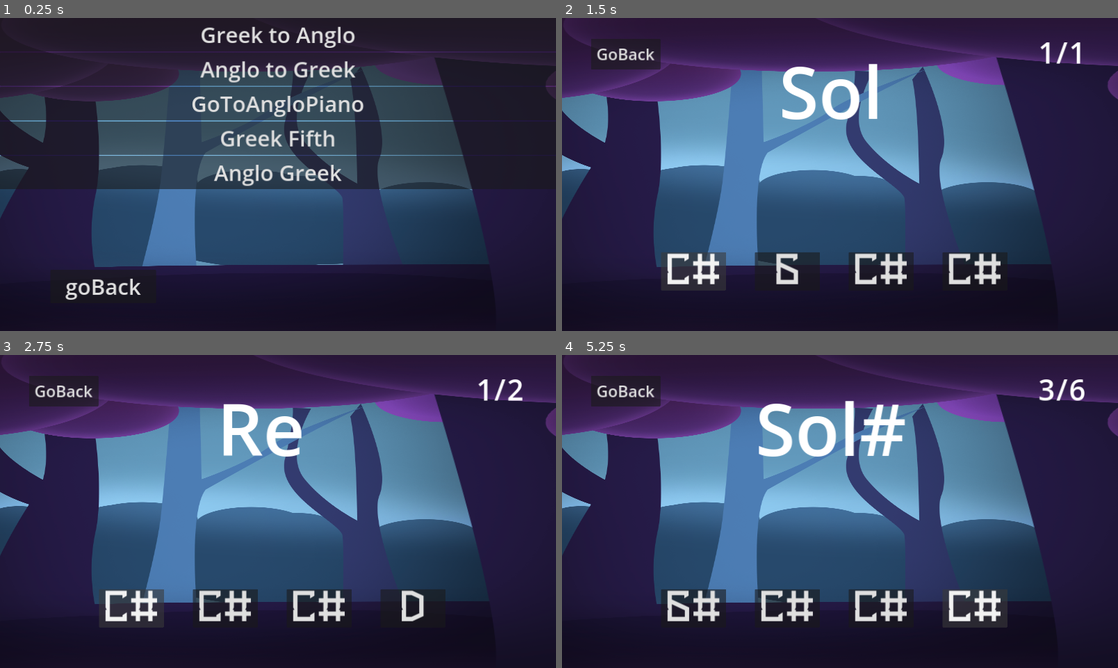
Above: before the commit, frames 1-4 (two rows, left to right).
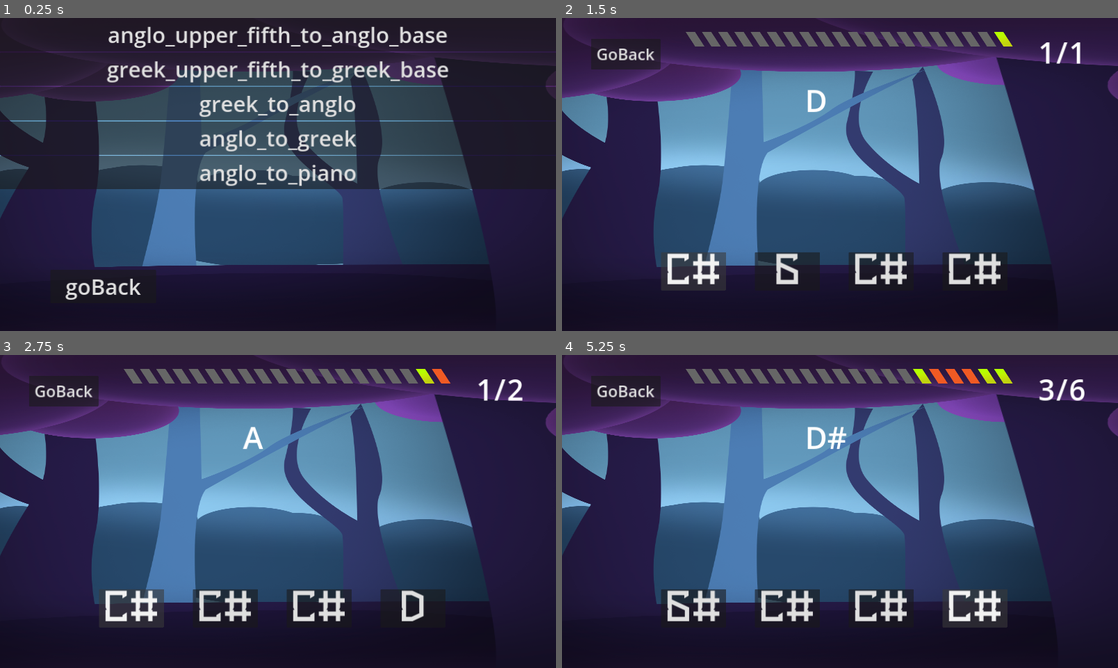
Above: after the commit, the same moments.

Repository: zur11/music_app_backup_1
Game: Godot game, scene res://main.tscn
Two runs of this game, one before a commit and one after it. Both use one fixed random seed, a clock stepped at 60 frames per second and the inputs below.
Inputs (mouse positions are in pixels of both pictures, inside the frame that each line leads up to):
- Up to frame 1 (0.25 s): no input
- Up to frame 2 (1.5 s): click (840, 33) at 0.5 s, where only the run before the commit has a clickable "Greek to Anglo"; click "D#" at 1.25 s
- Up to frame 3 (2.75 s): click "C#" at 2 s
- Up to frame 4 (5.25 s): click "C#" at 2.75 s; click "C#" at 3.5 s; click "G" at 4.25 s; click "C#" at 5 s

The runs differ from the first frame. In frame 1, 5.8% of the frame differs, in the area x 19-81%, y 2-54%; in frame 2, 2.9%; in frame 3, 2.8%; in frame 4, 3.7%.

Commit message:
First Commit-Backup Before Achievements Persistent

Diff:
--- /dev/null
+++ b/assets/theme_1/themes/games_menu/go_to_game_buttons.tres
@@ -0,0 +1,4 @@
+[gd_resource type="Theme" format=3 uid="uid://cmwnvwqcqjlod"]
+
+[resource]
+Button/font_sizes/font_size = 75
--- a/game_screen/game_screen.gd
+++ b/game_screen/game_screen.gd
@@ -11,6 +11,7 @@
 
 func _ready():
 	set_game_scenes()
+	_connect_achievements_signal()
 
 func set_game_scenes():
 	set_scenes()
@@ -41,8 +42,16 @@
 func _set_new_question():
 	var correct_answer_relative_pitch = randi() % 12
 	correct_answer = Note.new(correct_answer_relative_pitch)
+
 	$QuestionContainer/Questions.set_new_question(correct_answer)
 	$AnswerContainer/Answers.set_new_question(correct_answer)
 
+func _connect_achievements_signal():
+	$"%LastTriesContainer".connect("achievement_acquired", _manage_achievements_signal)
+
+func _manage_achievements_signal(new_achievement:GameAchievements):
+	current_game.game_achievements = new_achievement
+	printt(current_game.game_name, current_game.game_achievements.acquaired_achievement_degree)
+
 func _on_go_back_to_menu_button_pressed():
 	SceneManagerSystem.get_container("ScreenContainer").goto_previous_scene()
--- a/game_screen/game_screen_theme_1.tscn
+++ b/game_screen/game_screen_theme_1.tscn
@@ -1,9 +1,13 @@
-[gd_scene load_steps=5 format=3 uid="uid://djneumxpp42np"]
+[gd_scene load_steps=9 format=3 uid="uid://djneumxpp42np"]
 
 [ext_resource type="Theme" uid="uid://bxdc46numn0ub" path="res://assets/theme_1/themes/main_menu/main_menu.tres" id="1_c3dxh"]
 [ext_resource type="Script" path="res://game_screen/game_screen.gd" id="2_jejp2"]
 [ext_resource type="Script" path="res://global_systems/scene_manager_system/scene_container/scene_container.gd" id="3_ds0wg"]
-[ext_resource type="PackedScene" path="res://game_screen/hud/hud.tscn" id="4_wbsfc"]
+[ext_resource type="PackedScene" uid="uid://7q0an868lxwl" path="res://game_screen/hud/hud.tscn" id="4_wbsfc"]
+[ext_resource type="PackedScene" uid="uid://bb7sqgogid3xx" path="res://game_screen/last_tries_container/last_tries_container.tscn" id="5_dbydb"]
+[ext_resource type="Texture2D" uid="uid://drqhgyawu7alq" path="res://assets/theme_1/images/game_screen/last_tries_container/newmdpi.png" id="6_hg7db"]
+[ext_resource type="Texture2D" uid="uid://byv370bjrommu" path="res://assets/theme_1/images/game_screen/last_tries_container/wrongmdpi.png" id="7_dnsii"]
+[ext_resource type="Texture2D" uid="uid://cgxenmn18rf7e" path="res://assets/theme_1/images/game_screen/last_tries_container/correctmdpi.png" id="8_sxcgf"]
 
 [node name="GameScreen" type="Control"]
 custom_minimum_size = Vector2(1920, 1080)
@@ -24,6 +28,18 @@
 layout_mode = 1
 mouse_filter = 2
 
+[node name="LastTriesContainer" parent="HUD" instance=ExtResource("5_dbydb")]
+unique_name_in_owner = true
+layout_mode = 0
+offset_left = 427.0
+offset_top = 47.0
+offset_right = 427.0
+offset_bottom = 47.0
+tries_to_display = 20
+new_try = ExtResource("6_hg7db")
+wrong_try = ExtResource("7_dnsii")
+correct_try = ExtResource("8_sxcgf")
+
 [node name="GoBackToMenuButton" type="Button" parent="."]
 layout_mode = 0
 offset_left = 100.0
--- a/game_screen/hud/hud.gd
+++ b/game_screen/hud/hud.gd
@@ -1,5 +1,6 @@
 extends Control
 
+var last_try : bool
 var correct_tries := 0
 var total_tries := 0
 
@@ -7,9 +8,14 @@
 	_update_labels()
 
 func update_on_new_try(new_try: bool):
+	last_try = new_try
 	total_tries += 1
-	correct_tries += int(new_try)
+	correct_tries += int(last_try)
+	_update_last_tries_container()
 	_update_labels()
+
+func _update_last_tries_container():
+	$"LastTriesContainer".last_tries_calc(last_try)
 
 func _update_labels():
 	get_node("%CorrectTries").text = str(correct_tries)
--- a/game_screen/hud/hud.tscn
+++ b/game_screen/hud/hud.tscn
@@ -1,4 +1,4 @@
-[gd_scene load_steps=3 format=3]
+[gd_scene load_steps=3 format=3 uid="uid://7q0an868lxwl"]
 
 [ext_resource type="Theme" uid="uid://bvm3ufwanyw64" path="res://assets/theme_1/themes/game/hud/hud.tres" id="1_yemjd"]
 [ext_resource type="Script" path="res://game_screen/hud/hud.gd" id="2_f4mb5"]
--- /dev/null
+++ b/game_screen/last_tries_container/last_tries_container.gd
@@ -0,0 +1,48 @@
+extends MarginContainer
+
+signal achievement_acquired(new_game_achivement:GameAchievements)
+
+@export var tries_to_display:int
+
+@export var new_try : Texture
+@export var wrong_try : Texture
+@export var correct_try : Texture
+
+@onready var new_try_texture : TextureRect
+
+@onready var _last_tries := []
+@onready var _last_tries_nodes :=[]
+
+
+func _ready():
+	for ii in tries_to_display:
+		new_try_texture = TextureRect.new()
+		new_try_texture.texture = new_try
+		new_try_texture.size = Vector2(90,80)
+		_last_tries_nodes.push_front(new_try_texture)
+		$HBoxContainer.add_child(new_try_texture)
+
+func last_tries_calc(last_try) -> void:
+
+	_last_tries.push_front(int(last_try))
+
+	if _last_tries.size() > tries_to_display:
+		_last_tries.pop_back()
+
+	for ii in _last_tries.size():
+		if _last_tries[ii] == 1:
+			_last_tries_nodes[ii].texture = correct_try
+		elif _last_tries[ii] == 0:
+			_last_tries_nodes[ii].texture = wrong_try
+
+	var _correct_tries = float(_last_tries.count(1))
+
+	if _correct_tries == 15:
+		var new_game_achievement = GameAchievements.new()
+		new_game_achievement.acquaired_achievement_degree = 1
+		achievement_acquired.emit(new_game_achievement)
+	if _correct_tries == 20:
+		var new_game_achievement = GameAchievements.new()
+		new_game_achievement.acquaired_achievement_degree = 2
+		achievement_acquired.emit(new_game_achievement)
+#	printt(_correct_tries)
--- /dev/null
+++ b/game_screen/last_tries_container/last_tries_container.tscn
@@ -0,0 +1,10 @@
+[gd_scene load_steps=2 format=3 uid="uid://bb7sqgogid3xx"]
+
+[ext_resource type="Script" path="res://game_screen/last_tries_container/last_tries_container.gd" id="1_eh5g5"]
+
+[node name="LastTriesContainer" type="MarginContainer"]
+script = ExtResource("1_eh5g5")
+
+[node name="HBoxContainer" type="HBoxContainer" parent="."]
+layout_mode = 2
+theme_override_constants/separation = -10
--- a/games/games_tres/anglo_to_greek.tres
+++ b/games/games_tres/anglo_to_greek.tres
@@ -6,5 +6,6 @@
 
 [resource]
 script = ExtResource("3_1tk3x")
+game_name = "anglo_to_greek"
 question_packed_scene = ExtResource("2_18v8r")
 answers_packed_scene = ExtResource("1_xxdq8")
--- a/games/games_tres/anglo_to_piano.tres
+++ b/games/games_tres/anglo_to_piano.tres
@@ -6,5 +6,6 @@
 
 [resource]
 script = ExtResource("3_5mk5c")
+game_name = "anglo_to_piano"
 question_packed_scene = ExtResource("2_u6sip")
 answers_packed_scene = ExtResource("1_62qvl")
--- a/games/games_tres/anglo_upper_fifth_to_anglo_base.tres
+++ b/games/games_tres/anglo_upper_fifth_to_anglo_base.tres
@@ -6,5 +6,6 @@
 
 [resource]
 script = ExtResource("3_283ki")
+game_name = "anglo_upper_fifth_to_anglo_base"
 question_packed_scene = ExtResource("2_eepma")
 answers_packed_scene = ExtResource("1_e7bys")
--- a/games/games_tres/game.gd
+++ b/games/games_tres/game.gd
@@ -1,4 +1,6 @@
 class_name Game extends Resource
 
+@export var game_name : String
+var game_achievements := GameAchievements.new()
 @export var question_packed_scene: PackedScene
 @export var answers_packed_scene: PackedScene
--- a/games/games_tres/greek_to_anglo.tres
+++ b/games/games_tres/greek_to_anglo.tres
@@ -6,5 +6,6 @@
 
 [resource]
 script = ExtResource("3_urnra")
+game_name = "greek_to_anglo"
 question_packed_scene = ExtResource("2_vgmjv")
 answers_packed_scene = ExtResource("1_1hjwq")
--- a/games/games_tres/greek_upper_fifth_to_greek_base.tres
+++ b/games/games_tres/greek_upper_fifth_to_greek_base.tres
@@ -6,5 +6,6 @@
 
 [resource]
 script = ExtResource("3_xscx0")
+game_name = "greek_upper_fifth_to_greek_base"
 question_packed_scene = ExtResource("2_fif0k")
 answers_packed_scene = ExtResource("1_fuxdo")
--- /dev/null
+++ b/global_systems/achievements_system/game_achievements/game_achievements.gd
@@ -0,0 +1,3 @@
+class_name GameAchievements extends Resource
+
+var acquaired_achievement_degree := 0
--- a/menus_screens/games_menu/games_menu.gd
+++ b/menus_screens/games_menu/games_menu.gd
@@ -1,6 +1,49 @@
 extends Control
 
+const _GAMES_TRES_FOLDER_PATH := "res://games/games_tres/"
+
+var _available_games : Array[Resource]
+
 func _ready():
+	_load_available_game_resources()
+	_add_go_to_game_buttons()
+	_connect_go_to_game_buttons()
+
+
+func _load_available_game_resources():
+	var dir = DirAccess.open(_GAMES_TRES_FOLDER_PATH)
+
+	if dir:
+		dir.list_dir_begin()
+		var file_name = dir.get_next()
+
+		while file_name != "":
+			if dir.current_is_dir():
+				print("Found directory: " + file_name)
+			else:
+				if file_name.ends_with(".gd"):
+					file_name = dir.get_next()
+
+				var game_resource = load(_GAMES_TRES_FOLDER_PATH + file_name)
+				game_resource.game_name = file_name.trim_suffix(".tres")
+				_available_games.append(game_resource)
+				file_name = dir.get_next()
+	else:
+		print("An error occurred when trying to access the path.")
+
+func _add_go_to_game_buttons():
+	for game in _available_games:
+		var goto_game_button:Node = load("res://menus_screens/games_menu/go_to_game_button/go_to_game_button.tscn").instantiate()
+
+		goto_game_button.name = game.game_name
+		goto_game_button.game = game
+		goto_game_button.text = game.game_name
+
+		$"%GotoGameButtons".add_child(goto_game_button)
+
+		printt(goto_game_button.game.game_achievements.acquaired_achievement_degree)
+
+func _connect_go_to_game_buttons():
 	for goto_game_button in get_node("%GotoGameButtons").get_children():
 		goto_game_button.pressed.connect(_goto_game.bind(goto_game_button))
 
--- a/menus_screens/games_menu/games_menu_theme_1.tscn
+++ b/menus_screens/games_menu/games_menu_theme_1.tscn
@@ -1,12 +1,7 @@
-[gd_scene load_steps=8 format=3 uid="uid://cwp6abumyqwws"]
+[gd_scene load_steps=3 format=3 uid="uid://cwp6abumyqwws"]
 
 [ext_resource type="Script" path="res://menus_screens/games_menu/games_menu.gd" id="1_bwuaj"]
-[ext_resource type="PackedScene" uid="uid://cur4luxydt1p3" path="res://menus_screens/games_menu/go_to_game_button/go_to_game_button.tscn" id="2_qxh74"]
-[ext_resource type="Resource" uid="uid://2goex2b6fa5l" path="res://games/games_tres/greek_to_anglo.tres" id="3_pkher"]
-[ext_resource type="Resource" uid="uid://1q0rg4j0gecc" path="res://games/games_tres/anglo_to_greek.tres" id="4_q6ben"]
-[ext_resource type="Resource" uid="uid://bmwyqbkd0c1td" path="res://games/games_tres/anglo_to_piano.tres" id="5_3xm5a"]
-[ext_resource type="Resource" uid="uid://c76a2mengjleo" path="res://games/games_tres/greek_upper_fifth_to_greek_base.tres" id="6_feqsl"]
-[ext_resource type="Resource" uid="uid://cosxruj8xdbik" path="res://games/games_tres/anglo_upper_fifth_to_anglo_base.tres" id="7_jibyq"]
+[ext_resource type="Theme" uid="uid://cmwnvwqcqjlod" path="res://assets/theme_1/themes/games_menu/go_to_game_buttons.tres" id="2_mtvc8"]
 
 [node name="games_menu_theme_1" type="Control"]
 custom_minimum_size = Vector2(1920, 1080)
@@ -22,32 +17,7 @@
 anchor_bottom = 1.0
 grow_horizontal = 2
 grow_vertical = 2
-
-[node name="GoToGreekToAngloButton" parent="GotoGameButtons" instance=ExtResource("2_qxh74")]
-layout_mode = 2
-text = "Greek to Anglo
-"
-game = ExtResource("3_pkher")
-
-[node name="GoToAngloToGreekButton" parent="GotoGameButtons" instance=ExtResource("2_qxh74")]
-layout_mode = 2
-text = "Anglo to Greek"
-game = ExtResource("4_q6ben")
-
-[node name="GoToAngloPianoButton" parent="GotoGameButtons" instance=ExtResource("2_qxh74")]
-layout_mode = 2
-text = "GoToAngloPiano
-"
-game = ExtResource("5_3xm5a")
-
-[node name="GoToGreekFifthButton" parent="GotoGameButtons" instance=ExtResource("2_qxh74")]
-layout_mode = 2
-text = "Greek Fifth"
-game = ExtResource("6_feqsl")
-
-[node name="GoToAngloFifthButton" parent="GotoGameButtons" instance=ExtResource("2_qxh74")]
-layout_mode = 2
-game = ExtResource("7_jibyq")
+theme = ExtResource("2_mtvc8")
 
 [node name="GoBack" type="Button" parent="."]
 layout_mode = 2
Binary file added: assets/theme_1/images/game_screen/last_tries_container/correctmdpi.png
Not shown, added: assets/theme_1/images/game_screen/last_tries_container/correctmdpi.png.import
Binary file added: assets/theme_1/images/game_screen/last_tries_container/newmdpi.png
Not shown, added: assets/theme_1/images/game_screen/last_tries_container/newmdpi.png.import
Binary file added: assets/theme_1/images/game_screen/last_tries_container/wrongmdpi.png
Not shown, added: assets/theme_1/images/game_screen/last_tries_container/wrongmdpi.png.import
